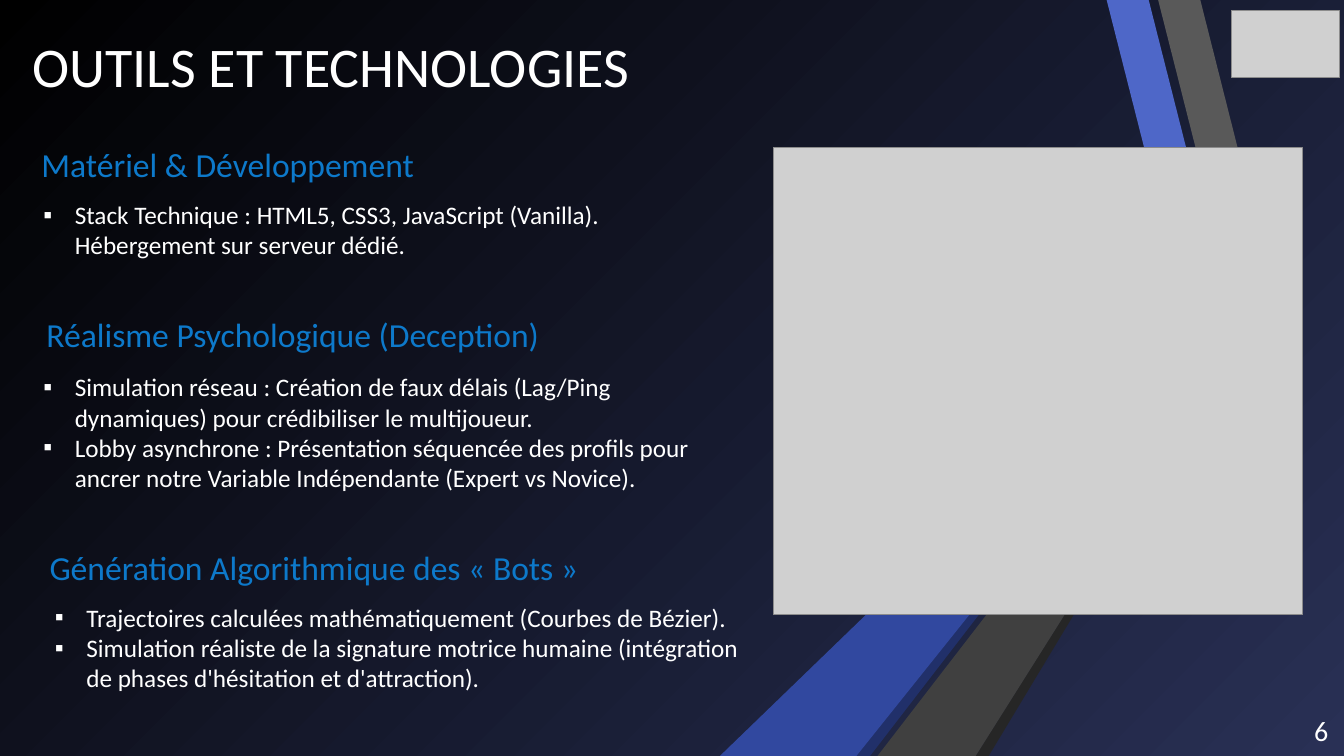
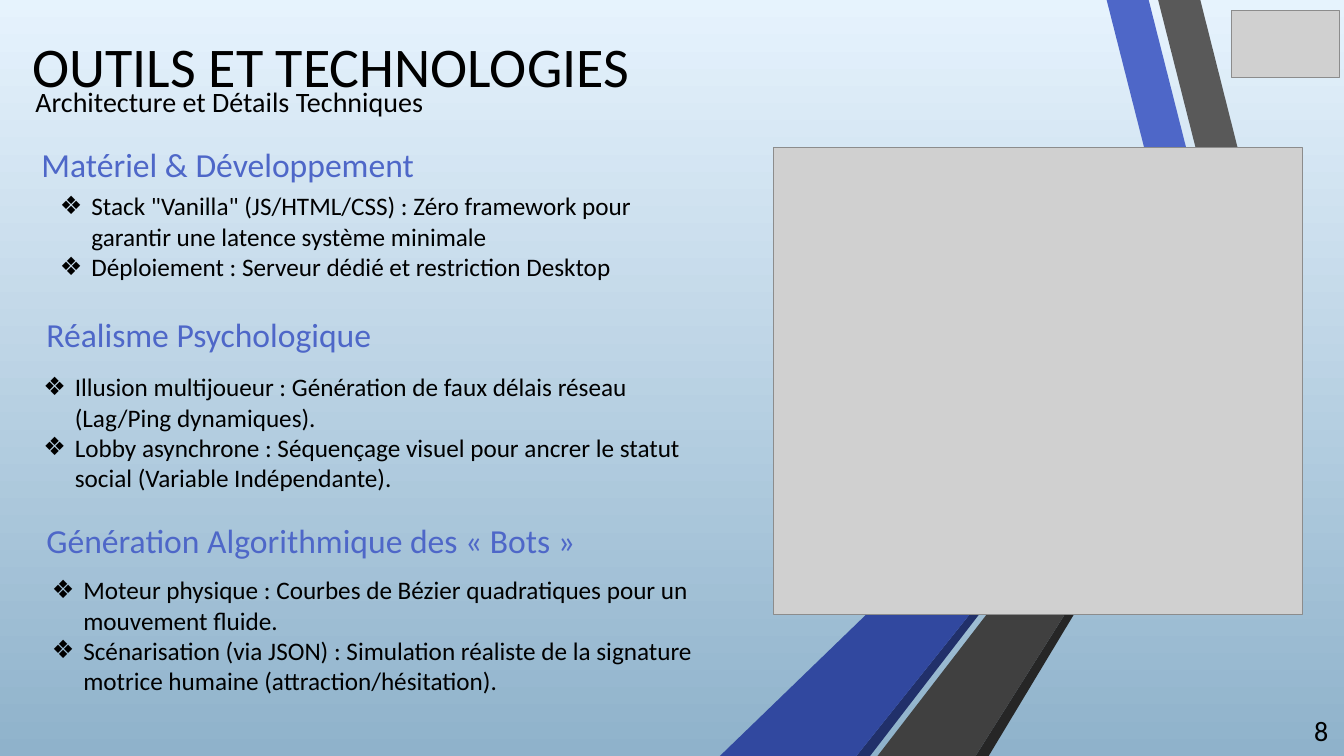
Before and after one commit to Milhane69/Portfolio-RABEHI-Milhane, a slide deck: slide 8 of Expérience.pptx (slide 6 before the commit). Drawn at 1344x756 pixels with LibreOffice and Linux fonts; fonts in the diff are those of the drawing; grey boxes stand for pictures. Boxes give left, top, right and bottom in pixels: in the first picture for what was removed or moved away, otherwise in the second. Text is boxed around its words. In the diff, an @@ line names an element or a change of style, - is before the commit and + after.

```diff
--- a/Expérience.pptx
+++ b/Expérience.pptx
@@ background gradient #293055 to #000000 to gradient #E6F3FD to #8FB2CC @@
@@ rectangle at (x1=0, y1=0, x2=1344, y2=756): fill gradient #293055 to #000000 to gradient #E6F3FD to #8FB2CC @@
@@ freeform shape at (x1=16, y1=0, x2=139, y2=582): fill #FFFFFF to #595959 @@
@@ title "OUTILS ET TECHNOLOGIES" at (x1=33, y1=50, x2=629, y2=100): text colour #FFFFFF to #000000 @@
@@ text added at (x1=35, y1=92, x2=423, y2=117), 20 pt, text #000000 @@
+Architecture et Détails Techniques
@@ text "Matériel & Développement" at (x1=41, y1=153, x2=414, y2=183): text colour #0D79CA to #4E67C8 @@
@@ text at (x1=91, y1=196, x2=630, y2=280): text changed; text colour #FFFFFF to #000000 @@
-▪ Stack Technique : HTML5, CSS3, JavaScript (Vanilla). Hébergement sur serveur dédié.
+❖ Stack "Vanilla" (JS/HTML/CSS) : Zéro framework pour garantir une latence système minimale
+❖ Déploiement : Serveur dédié et restriction Desktop
@@ text at (x1=46, y1=324, x2=372, y2=353): text changed; text colour #0D79CA to #4E67C8 @@
-Réalisme Psychologique (Deception)
+Réalisme Psychologique
@@ text at (x1=75, y1=378, x2=680, y2=491): text changed; text colour #FFFFFF to #000000 @@
-▪ Simulation réseau : Création de faux délais (Lag/Ping dynamiques) pour crédibiliser le multijoueur.
-▪ Lobby asynchrone : Présentation séquencée des profils pour ancrer notre Variable Indépendante (Expert vs Novice).
+❖ Illusion multijoueur : Génération de faux délais réseau (Lag/Ping dynamiques).
+❖ Lobby asynchrone : Séquençage visuel pour ancrer le statut social (Variable Indépendante).
@@ text "Génération Algorithmique des « Bots ..." at (x1=46, y1=530, x2=550, y2=559): text colour #0D79CA to #4E67C8 @@
@@ text "Génération Algorithmique des « Bots ..." moved from (x1=50, y1=556, x2=553, y2=586) to (x1=46, y1=530, x2=550, y2=559) @@
@@ freeform shape at (x1=16, y1=578, x2=151, y2=756): fill #FFFFFF to #262626 @@
@@ freeform shape at (x1=16, y1=578, x2=203, y2=756): fill #FFFFFF to #404040 @@
@@ text at (x1=83, y1=581, x2=691, y2=694): text changed; text colour #FFFFFF to #000000 @@
-▪ Trajectoires calculées mathématiquement (Courbes de Bézier).
-▪ Simulation réaliste de la signature motrice humaine (intégration de phases d'hésitation et d'attraction).
+❖ Moteur physique : Courbes de Bézier quadratiques pour un mouvement fluide.
+❖ Scénarisation (via JSON) : Simulation réaliste de la signature motrice humaine (attraction/hésitation).
@@ page number at (x1=1314, y1=722, x2=1328, y2=741): text changed; text colour #FFFFFF to #000000 @@
-6
+8
```
Also in this commit, not shown: 12 other slides changed, 4 slides added, 1 other file.
